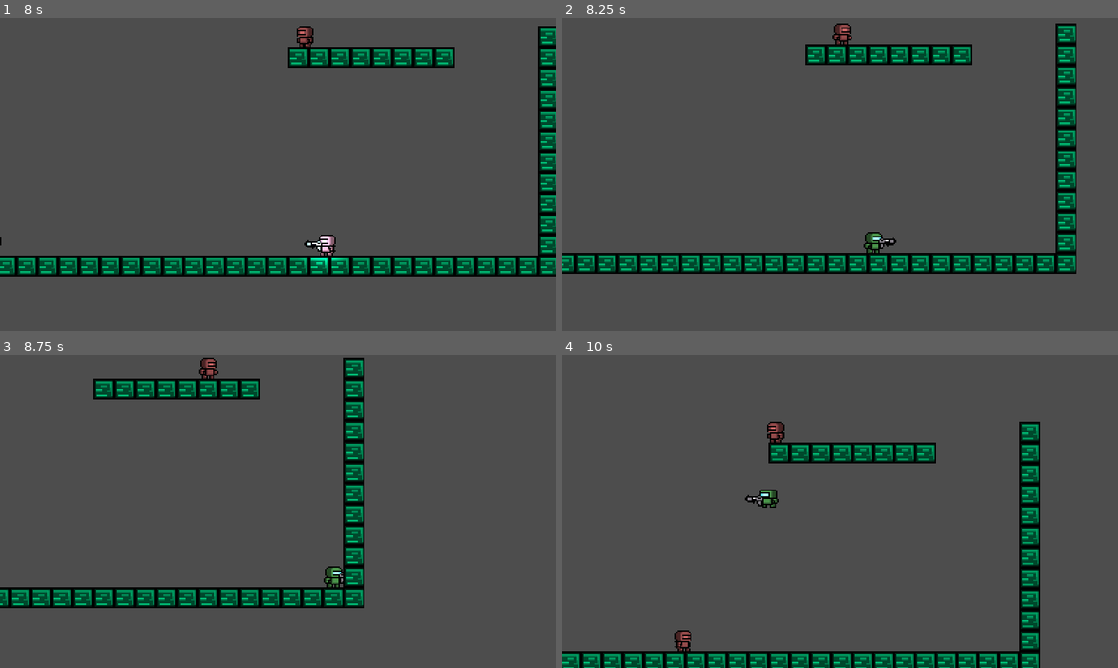
Above: before the commit, frames 1-4 (two rows, left to right).
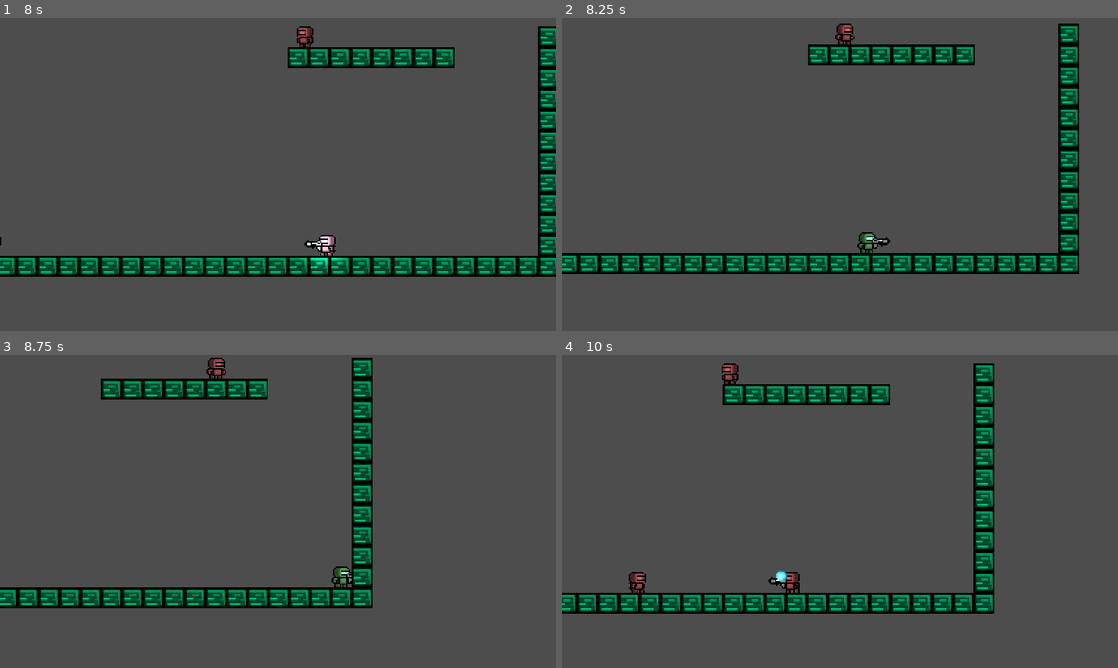
Above: after the commit, the same moments.

Repository: andresguibarra/scrap-ascent
Game: Godot game, scene res://Scenes/TestingMechanics.tscn
The game is run twice, just before and just after one commit, with the same random seed, the same clock (stepped at 60 frames per second) and the same inputs.
Inputs:
- Up to frame 1 (8 s): tap Enter (shoot) at 0.5, 2.85, 6.6 s; hold D (move_right) 0.53-2.03 s; tap K (possess) at 0.6, 1.55, 2.1, 3.05, 3.8, 4.35, 5.3, 5.85, 6.8, 7.55 s; tap Space (jump) at 0.77, 1.52, 3.02, 3.77, 4.52, 6.02, 6.77, 7.52 s; tap Shift (dash) at 1.35, 5.1 s; hold A (move_left) 2.03-2.78 s; hold D (move_right) 2.78-4.28 s; tap C (weapon_toggle) at 3.6, 7.35 s; hold A (move_left) 4.28-5.03 s; hold D (move_right) 5.03-5.78 s; hold A (move_left) 5.78-7.28 s; hold D (move_right) from 7.28 s (still down)
- Up to frame 2 (8.25 s): keep holding D (move_right); tap K (possess) at 8.1 s
- Up to frame 3 (8.75 s): keep holding D (move_right)
- Up to frame 4 (10 s): tap Shift (dash) at 8.85 s; tap Space (jump) at 9.02, 9.77 s; tap K (possess) at 9.05, 9.6 s; release D (move_right) at 9.53 s; hold A (move_left) from 9.53 s (still down)

Frame 1 is identical in both runs. In frame 2, 5.3% of the frame differs, in the area x 0-93%, y 1-82%; in frame 3, 6.9%; in frame 4, 20%, in the area x 0-86%, y 2-100%.

Commit message:
Ahora el orbe no va hacia un enemigo si hay un obstaculo en el medio

Diff:
--- a/Scenes/Orb.tscn
+++ b/Scenes/Orb.tscn
@@ -152,3 +152,6 @@
 shadow_filter = 1
 texture = ExtResource("3_jgmpi")
 texture_scale = 0.05
+
+[node name="LineOfSight" type="RayCast2D" parent="."]
+collision_mask = 5
--- a/Scenes/Weapon.tscn
+++ b/Scenes/Weapon.tscn
@@ -4,6 +4,7 @@
 [ext_resource type="Texture2D" uid="uid://cv4ikre6ylup2" path="res://Assets/RobotGunRight.png" id="2_sw2lr"]
 
 [sub_resource type="PhysicsMaterial" id="PhysicsMaterial_m5ws0"]
+bounce = 0.1
 
 [sub_resource type="RectangleShape2D" id="RectangleShape2D_1"]
 size = Vector2(14, 10)
@@ -12,7 +13,7 @@
 collision_layer = 32
 physics_material_override = SubResource("PhysicsMaterial_m5ws0")
 lock_rotation = true
-linear_damp = 0.5
+linear_damp = 0.1
 angular_damp = 2.0
 script = ExtResource("1_weapon")
 
--- a/Scripts/Orb.gd
+++ b/Scripts/Orb.gd
@@ -2,8 +2,13 @@
 
 @export var speed := 200.0
 @export var possession_range := 100.0  # Increased for testing
+@export var attraction_speed := 800.0  # Speed when moving towards enemy for possession
 var controlled = true
 var gravity: float = ProjectSettings.get_setting("physics/2d/default_gravity")
+
+# Possession state
+var is_possessing: bool = false
+var target_enemy: Enemy = null
 
 # Light pulsing variables
 var base_light_energy: float = 1.0
@@ -13,14 +18,20 @@
 
 @onready var animated_sprite: AnimatedSprite2D = $AnimatedSprite2D
 @onready var light: PointLight2D = $PointLight2D
+@onready var line_of_sight: RayCast2D = $LineOfSight
 
 func _ready() -> void:
 	name = "Orb"
 	add_to_group("player")
 	_play_idle_animation()
 	_setup_light_pulsing()
+	_setup_line_of_sight()
 
 func _process(delta: float) -> void:
+	if is_possessing:
+		_handle_possession_movement(delta)
+		return
+
 	var direction: Vector2 = InputManager.get_movement_input()
 
 	# Orb horizontal movement
@@ -42,6 +53,43 @@
 	move_and_slide()
 	_update_light_pulsing(delta)
 
+func _handle_possession_movement(_delta: float) -> void:
+	if not target_enemy or not is_instance_valid(target_enemy):
+		print("Orb: Target enemy lost during possession")
+		_cancel_possession()
+		return
+
+	# Check if line of sight is still clear during movement
+	if not _has_clear_line_of_sight(target_enemy):
+		print("Orb: Line of sight lost during possession")
+		_cancel_possession()
+		return
+
+	# Move towards the target enemy with increasing speed as we get closer
+	var direction_to_enemy := (target_enemy.global_position - global_position).normalized()
+	var distance_to_enemy := global_position.distance_to(target_enemy.global_position)
+
+	# Speed up as we get closer for dramatic effect
+	var current_speed := attraction_speed
+	if distance_to_enemy < 50.0:
+		current_speed = attraction_speed * 1.5  # 50% faster when close
+
+	velocity = direction_to_enemy * current_speed
+
+	# Update animation based on movement direction
+	if abs(direction_to_enemy.x) > 0.1:
+		_play_movement_animation(direction_to_enemy.x)
+
+	# Enhanced light effect during possession
+	_update_light_intensity(true)
+
+	# Check if we're close enough to complete possession
+	if distance_to_enemy < 20.0:  # Close enough to possess
+		_complete_possession()
+		return
+
+	move_and_slide()
+
 # =============================================================================
 # LIGHTING EFFECTS
 # =============================================================================
@@ -87,7 +135,14 @@
 # INPUT HANDLING
 # =============================================================================
 func _unhandled_input(_event: InputEvent) -> void:
-	if controlled and InputManager.is_possess_just_pressed():
+	if is_possessing:
+		# Allow cancelling possession with movement input
+		var direction: Vector2 = InputManager.get_movement_input()
+		if direction.length() > 0.1:
+			print("Orb: Possession cancelled by player input")
+			_cancel_possession()
+			get_viewport().set_input_as_handled()
+	elif controlled and InputManager.is_possess_just_pressed():
 		print("Orb: attempting possession")
 		_attempt_possession()
 		get_viewport().set_input_as_handled()
@@ -95,16 +150,21 @@
 func _attempt_possession() -> void:
 	var enemy := _find_nearest_enemy()
 	if enemy:
+		print("Orb: Starting possession sequence towards enemy")
+		is_possessing = true
+		target_enemy = enemy
+		controlled = false  # Stop responding to normal input
 		_flash_light_on_possession()
-		controlled = false  # Reset orb control state
-		enemy.posses()
-		queue_free()
+	else:
+		print("Orb: No valid enemy found for possession")
 
 func _flash_light_on_possession() -> void:
 	if light:
-		# Brief flash effect before possession
-		light.energy = 3.0
+		# Enhanced light effect during possession
+		light.energy = 4.0
 		light.range_item_cull_mask = 4  # Increase range momentarily
+		base_light_energy = 3.0  # Keep it bright during possession
+		pulse_amplitude = 1.0    # Intense pulsing during possession
 
 func _find_nearest_enemy() -> Enemy:
 	var enemies := get_tree().get_nodes_in_group("enemies")
@@ -118,13 +178,64 @@
 			var distance := global_position.distance_to(enemy.global_position)
 			print("Enemy at distance: ", distance, " controlled: ", enemy.is_controlled())
 
-			# Can possess any enemy that's not currently controlled
-			if not enemy.is_controlled()  and distance < shortest_distance:
-				shortest_distance = distance
-				nearest = enemy
-				print("Found valid enemy at distance: ", shortest_distance)
+			# Can possess any enemy that's not currently controlled and is in range
+			if not enemy.is_controlled() and distance < shortest_distance:
+				# Check if there's a clear line of sight to the enemy
+				if _has_clear_line_of_sight(enemy):
+					shortest_distance = distance
+					nearest = enemy
+					print("Found valid enemy at distance: ", shortest_distance)
+				else:
+					print("Enemy at distance ", distance, " blocked by obstacle")
 
 	return nearest
 
 func _is_in_range(enemy: Enemy) -> bool:
 	return global_position.distance_to(enemy.global_position) <= possession_range
+
+func _cancel_possession() -> void:
+	print("Orb: Possession cancelled")
+	is_possessing = false
+	target_enemy = null
+	controlled = true
+
+func _complete_possession() -> void:
+	print("Orb: Possession completed")
+	if target_enemy:
+		_flash_light_on_possession()
+		target_enemy.posses()
+	queue_free()
+
+func _setup_line_of_sight() -> void:
+	if line_of_sight:
+		line_of_sight.enabled = true
+		line_of_sight.collision_mask = 5  # Collide with world (1) and enemy (4) layers
+		print("Orb: Line of sight raycast initialized")
+	else:
+		print("Orb: Warning - LineOfSight RayCast2D not found!")
+
+func _has_clear_line_of_sight(enemy: Enemy) -> bool:
+	if not line_of_sight or not enemy:
+		return false
+
+	# Set raycast target to the enemy's position
+	var direction_to_enemy := enemy.global_position - global_position
+	line_of_sight.target_position = direction_to_enemy
+
+	# Force update the raycast
+	line_of_sight.force_raycast_update()
+
+	# If the raycast is colliding, check what we're hitting
+	if line_of_sight.is_colliding():
+		var collider = line_of_sight.get_collider()
+
+		# If we hit the target enemy or any enemy, that's acceptable
+		if collider == enemy or collider is Enemy:
+			return true
+
+		# If we hit something else (walls, platforms), there's an obstacle
+		print("Orb: Line of sight blocked by: ", collider.name if collider else "unknown")
+		return false
+
+	# If not colliding with anything, there's a clear path
+	return true
--- a/Scripts/Weapon.gd
+++ b/Scripts/Weapon.gd
@@ -105,7 +105,16 @@
 func _apply_recoil_if_needed() -> void:
 	if not is_held:
 		var knockback_direction := Vector2(-1 if facing_right else 1, 0)
+		# Clear any existing horizontal velocity to ensure consistent knockback
+		linear_velocity.x = 0
+		# Apply fresh knockback with additional force to overcome friction
 		linear_velocity += knockback_direction * knockback_force
+
+		# Add a small upward component to help the weapon move over small obstacles
+		if abs(linear_velocity.y) < 50:  # Only if not already moving vertically
+			linear_velocity.y -= 50  # Small upward impulse
+
+		print("Weapon: Knockback applied - direction: ", knockback_direction, " velocity: ", linear_velocity)
 
 # =============================================================================
 # WEAPON POSITIONING AND DIRECTION
